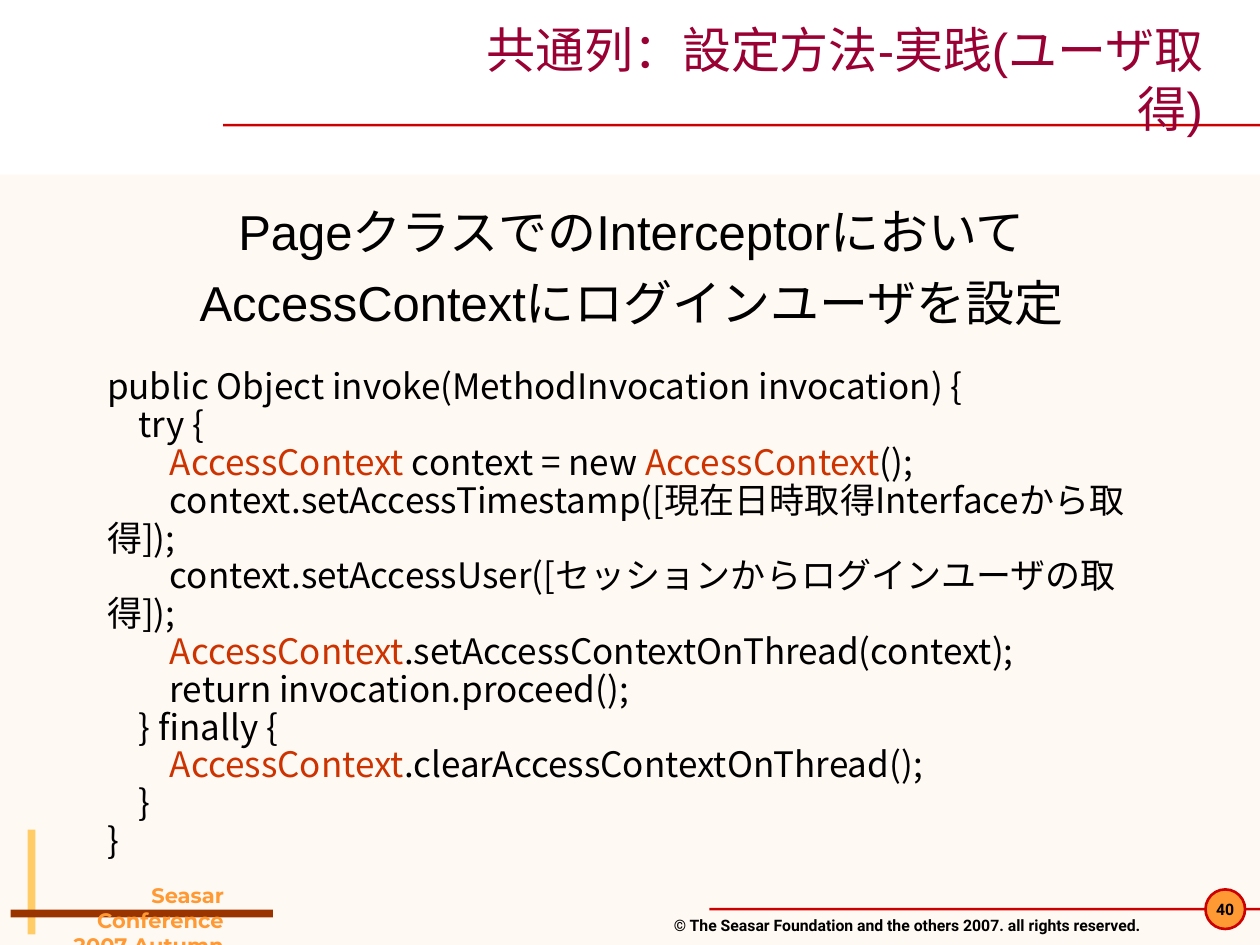
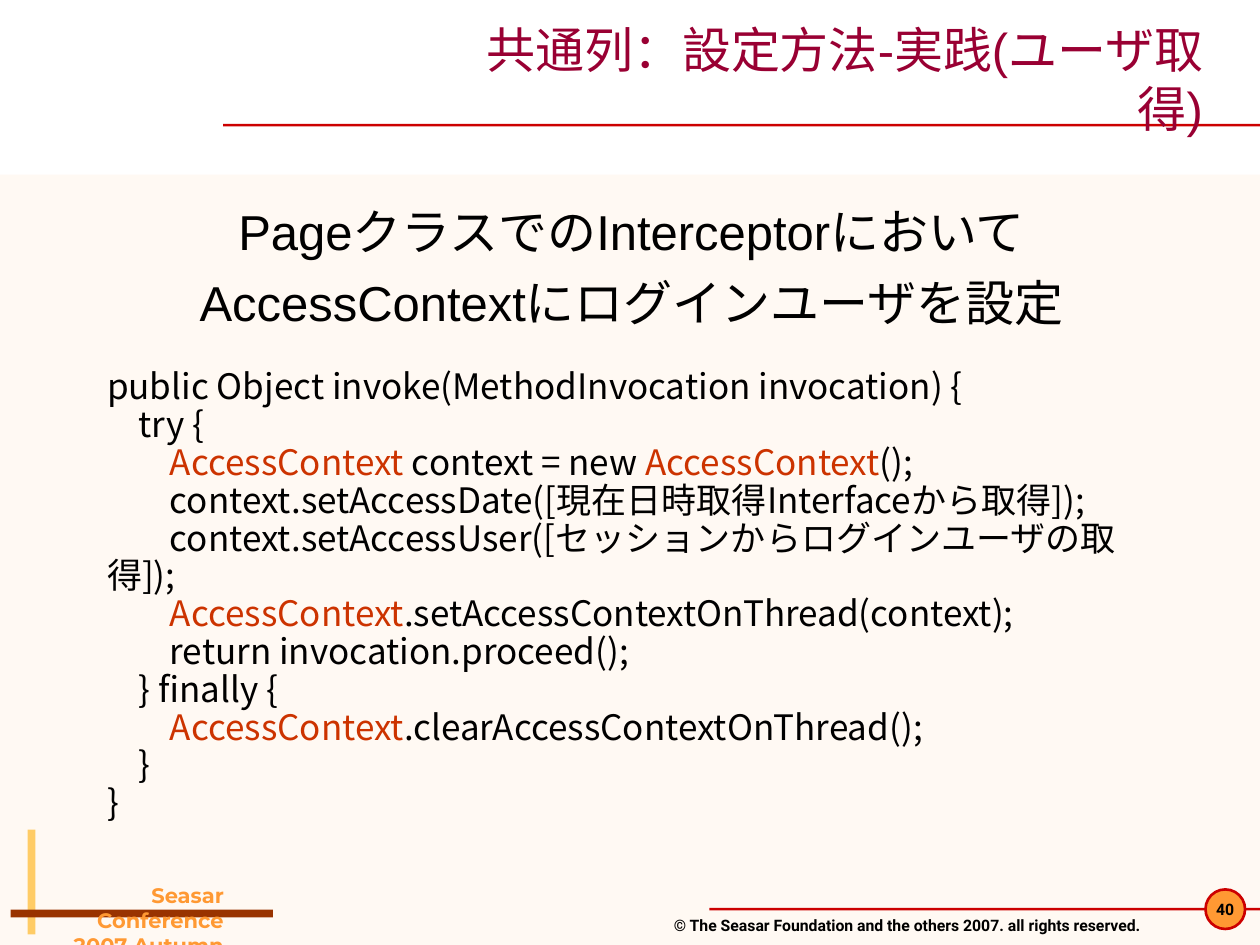
Before and after one commit to seasarorg/dbflute, a slide deck: slide 40 of dbflute/etc/doc/pres/sc2007a_2-DBFlute.ppt. Drawn at 1260x945 pixels with LibreOffice and Linux fonts; fonts in the diff are those of the drawing; background and template pictures are left out. Boxes give left, top, right and bottom in pixels: in the first picture for what was removed or moved away, otherwise in the second. Text is boxed around its words. In the diff, an @@ line names an element or a change of style, - is before the commit and + after.

```diff
--- a/dbflute/etc/doc/pres/sc2007a_2-DBFlute.ppt
+++ b/dbflute/etc/doc/pres/sc2007a_2-DBFlute.ppt
@@ text at [170, 478, 1085, 523]: text changed @@
-context.setAccessTimestamp([現在日時取得Interfaceから取得]);
+context.setAccessDate([現在日時取得Interfaceから取得]);
```
Also in this commit, not shown: 7 other slides changed, 7 other files.
